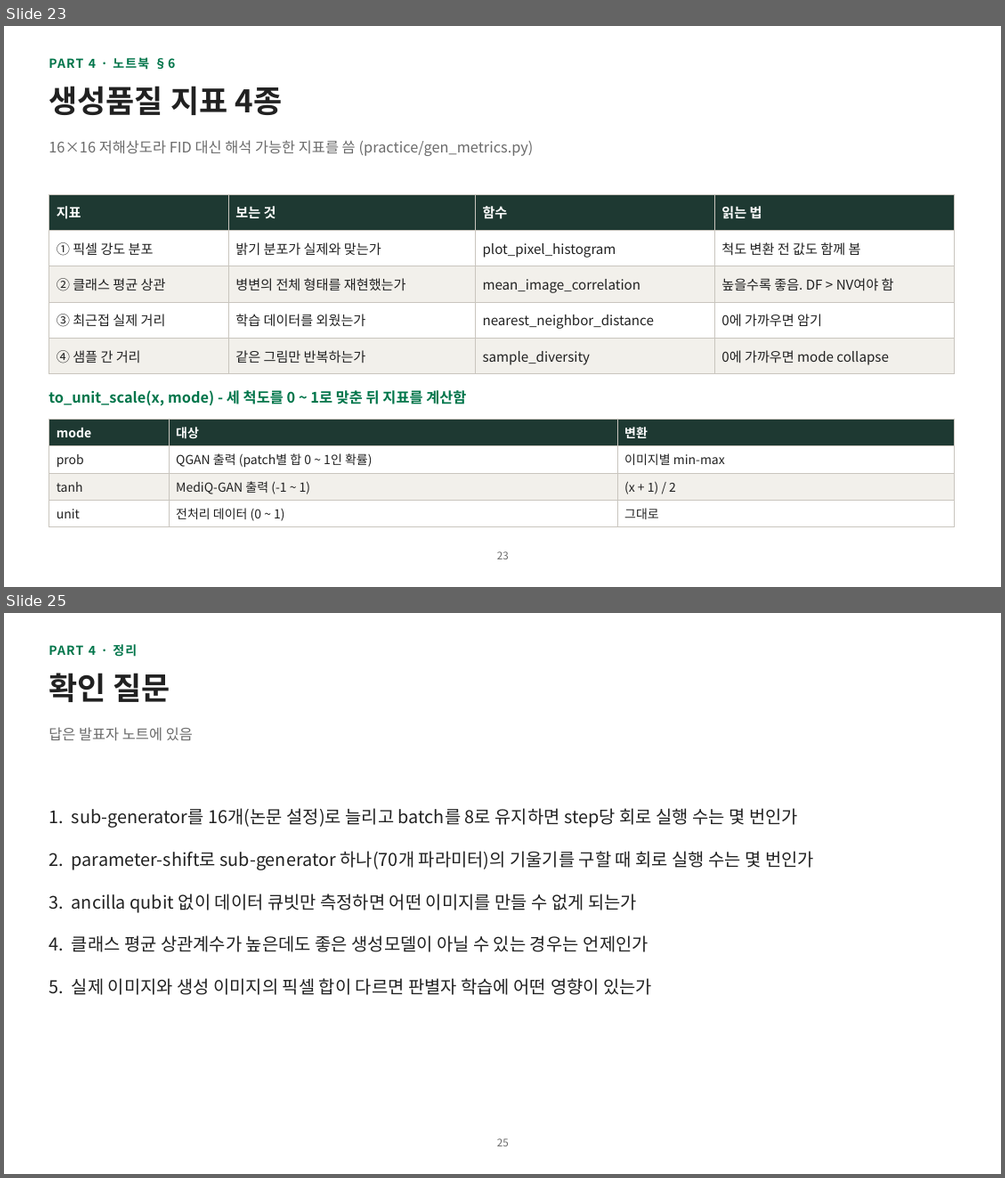
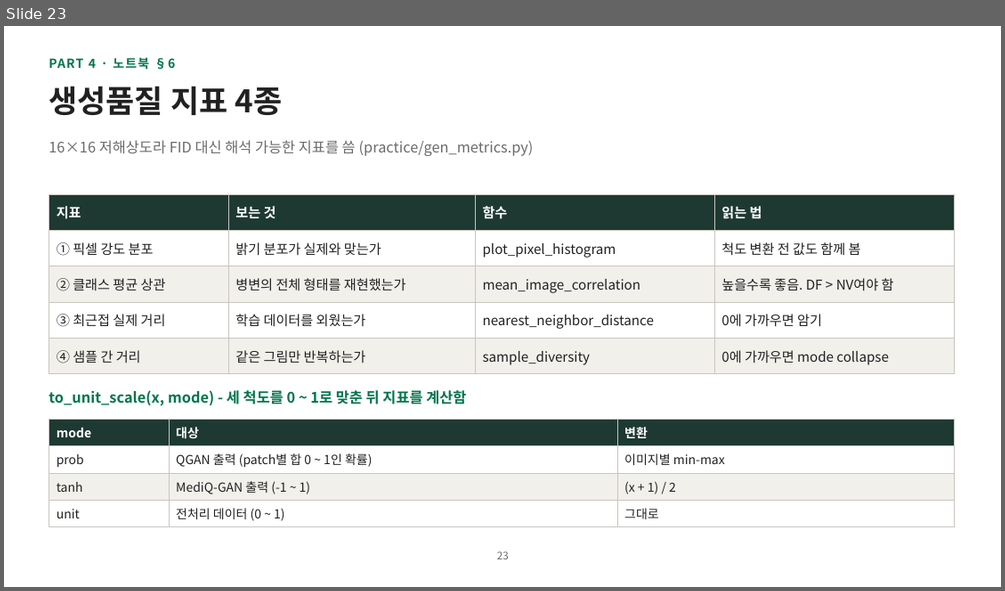
Before and after one commit to hyunhp/skin_disease_qml, a slide deck: practice/day2_slides/day2_practice_slides.pptx. Shown one above the other, each under a label of ours: slides 23 and 25 before the commit, slide 23 after it; the slides between them are not shown. The pictures are 1005x1178 and 1005x591 pixels, drawn with LibreOffice and Linux fonts; fonts in the diff are those of the drawing. Boxes give left, top, right and bottom in pixels: in the first picture for what was removed or moved away, otherwise in the second. Text is boxed around its words. In the diff, an @@ line names an element or a change of style, - is before the commit and + after.

```diff
--- a/practice/day2_slides/day2_practice_slides.pptx
+++ b/practice/day2_slides/day2_practice_slides.pptx
@@ slide 25 removed at [4, 613, 1001, 1174], background #FFFFFF @@
@@ text removed at [48, 644, 137, 657] @@
-PART 4 · 정리
@@ title removed at [48, 673, 170, 702] @@
-확인 질문
@@ text removed at [48, 727, 193, 741] @@
-답은 발표자 노트에 있음
@@ text removed at [48, 808, 814, 995] @@
-1. sub-generator를 16개(논문 설정)로 늘리고 batch를 8로 유지하면 step당 회로 실행 수는 몇 번인가
-2. parameter-shift로 sub-generator 하나(70개 파라미터)의 기울기를 구할 때 회로 실행 수는 몇 번인가
-3. ancilla qubit 없이 데이터 큐빗만 측정하면 어떤 이미지를 만들 수 없게 되는가
-4. 클래스 평균 상관계수가 높은데도 좋은 생성모델이 아닐 수 있는 경우는 언제인가
-5. 실제 이미지와 생성 이미지의 픽셀 합이 다르면 판별자 학습에 어떤 영향이 있는가
@@ page number removed at [497, 1138, 509, 1146] @@
-25
```
Also in this commit, not shown: 8 slides changed, 1 slide added, 1 other slide removed, 10 other files.
